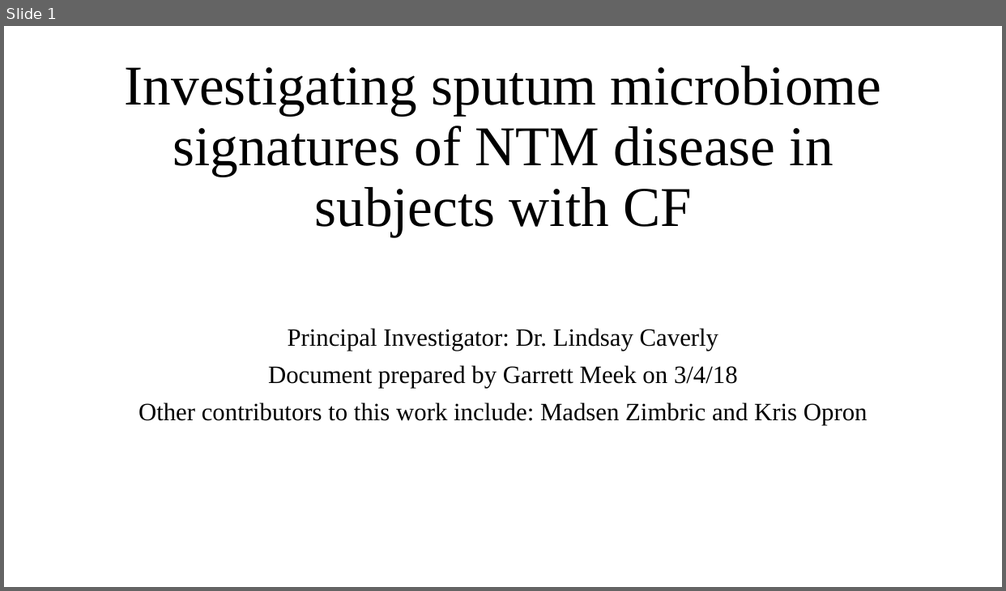
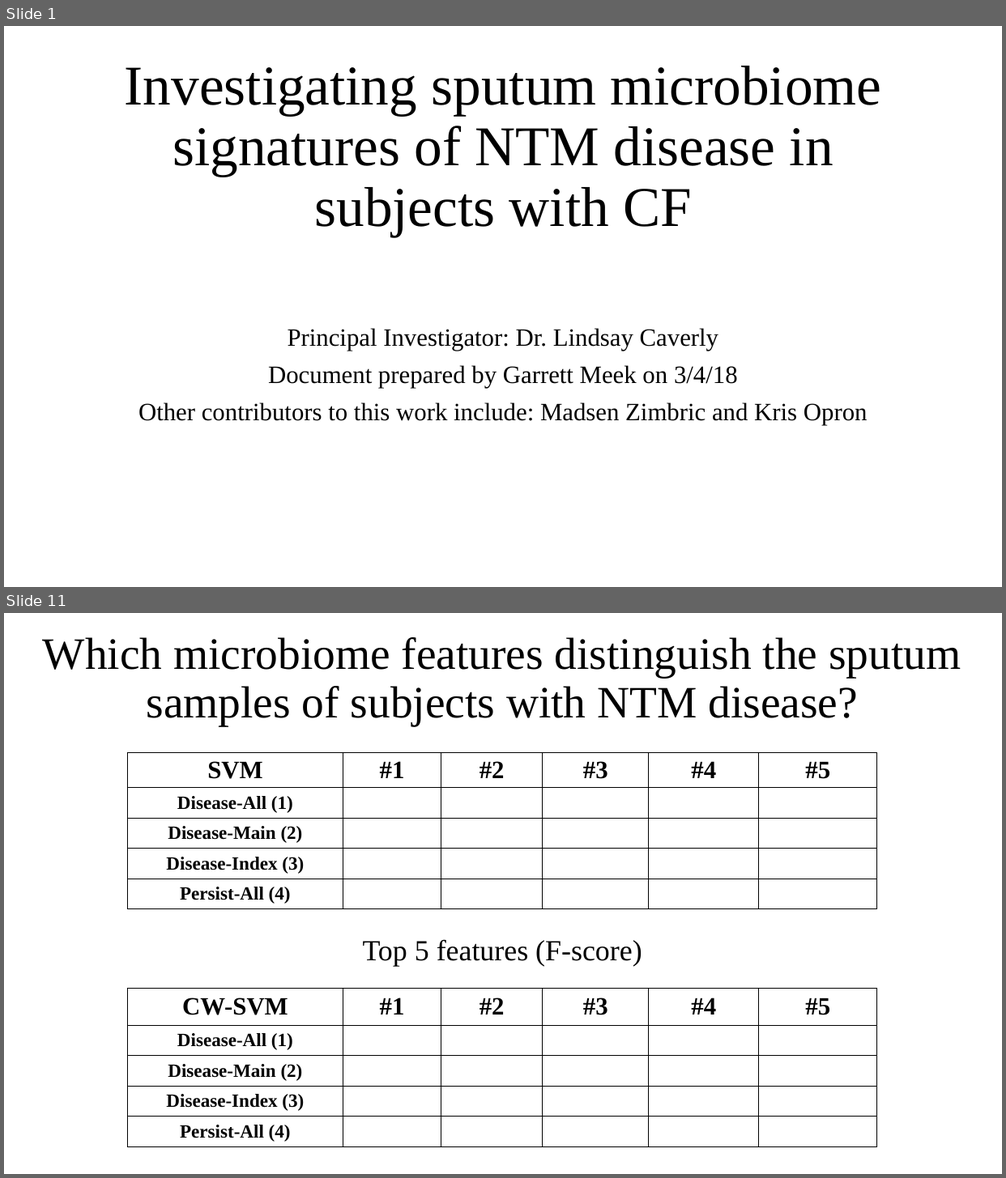
Before and after one commit to um-cf-microbiome/ml4cf, a slide deck: figures/src_files/NTM_Update_3_5_18.pptx. Shown one above the other, each under a label of ours: slide 1 before the commit, slides 1 and 11 after it; the slides between them are not shown. The pictures are 1006x591 and 1006x1178 pixels, drawn with LibreOffice and Linux fonts; fonts in the diff are those of the drawing. Boxes give left, top, right and bottom in pixels: in the first picture for what was removed or moved away, otherwise in the second. Text is boxed around its words. In the diff, an @@ line names an element or a change of style, - is before the commit and + after.

```diff
--- a/figures/src_files/NTM_Update_3_5_18.pptx
+++ b/figures/src_files/NTM_Update_3_5_18.pptx
@@ slide 11 added at (x1=4, y1=613, x2=1002, y2=1174), background #FFFFFF @@
@@ title added at (x1=43, y1=637, x2=961, y2=726), 43.2 pt, text #000000 @@
+Which microbiome features distinguish the sputum samples of subjects with NTM disease?
@@ table added at (x1=127, y1=753, x2=878, y2=1018), 5 rows, 6 columns @@
+SVM | #1 | #2 | #3 | #4 | #5
+Disease-All (1) |  |  |  |  | 
+Disease-Main (2) |  |  |  |  | 
+Disease-Index (3) |  |  |  |  | 
+Persist-All (4) |  |  |  |  | 
@@ text added at (x1=363, y1=939, x2=642, y2=967), 28 pt, text #000000 @@
+Top 5 features (F-score)
@@ table added at (x1=127, y1=988, x2=878, y2=1147), 5 rows, 6 columns @@
+CW-SVM | #1 | #2 | #3 | #4 | #5
+Disease-All (1) |  |  |  |  | 
+Disease-Main (2) |  |  |  |  | 
+Disease-Index (3) |  |  |  |  | 
+Persist-All (4) |  |  |  |  | 
```
Also in this commit, not shown: 7 slides changed, 2 other slides added, 1 slide removed, 4 other files.
